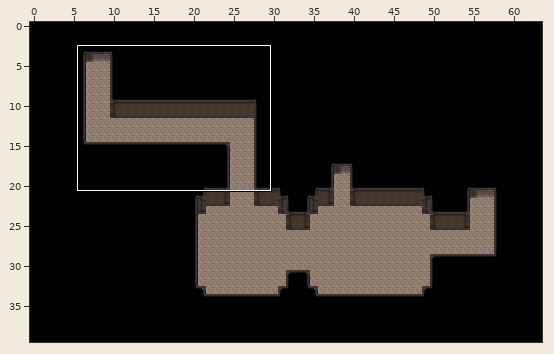
Level history. Tiled map (JSON): public/map/underpass3.json. The first picture is a wide view before the edit; the outline marks the close-up.
Close-up. First the earlier version:
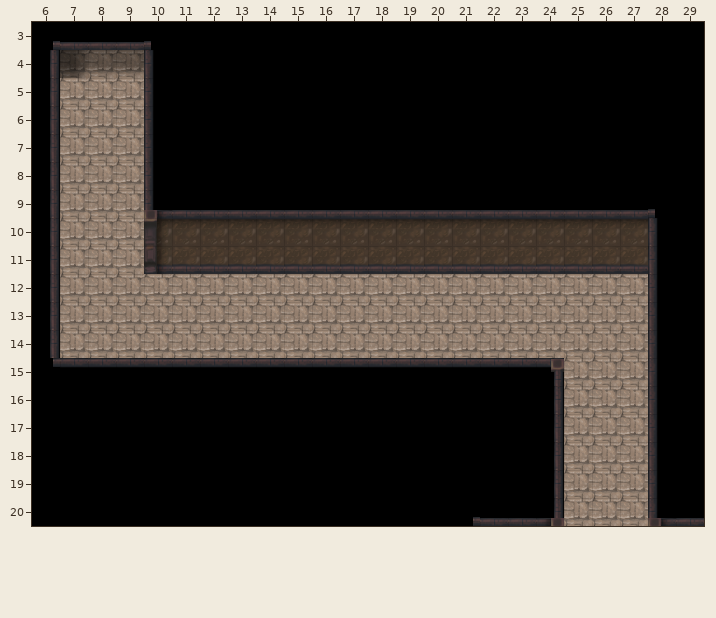
Cells are 32x32 px. Shown: x 6..29, y 3..20. The commit also changed other parts of the map, which this record leaves out.
The same view after the edit:
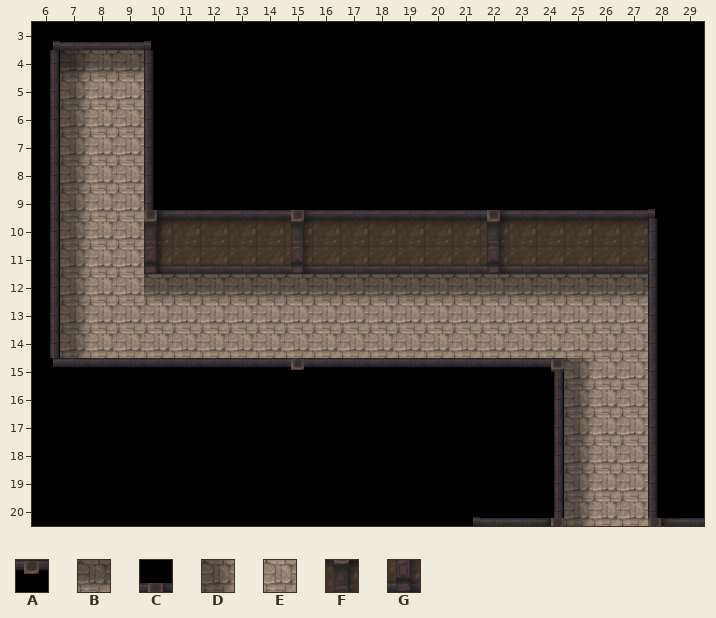
Key: from "underpass": A 2, B 26, C 32, D 35, E 36, F 42, G 52.
_ is an empty cell, . an unchanged one.
Tiles of an added or newly shown layer are drawn over the layers below it.
Diff:
--- layer "layer1"
@@ x 7..27 @@
- 5 E....................
- 6 E....................
- 7 E....................
- 8 E....................
- 9 E....................
-10 E....................
-11 E....................
-12 E..EEEEEEEEEEEEEEEEEE
-13 E....................
-14 E....................
-15 ..................E..
-16 ..................E..
-17 ..................E..
-18 ..................E..
-19 ..................E..
-20 ..................E..
+ 5 D....................
+ 6 D....................
+ 7 D....................
+ 8 D....................
+ 9 D....................
+10 D....................
+11 D....................
+12 D..BBBBBBBBBBBBBBBBBB
+13 D....................
+14 D....................
+15 ..................D..
+16 ..................D..
+17 ..................D..
+18 ..................D..
+19 ..................D..
+20 ..................D..
--- layer "layer4" (added)
@@ x 15..22 @@
- 9 _......_
-10 _......_
-11 _......_
+ 9 C......C
+10 F......F
+11 G......G
@@ x 15..15 @@
-15 _
+15 A
